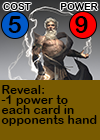
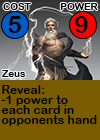
Before/after of a (100, 140) layered artwork. What changed in the layer stack:
added layer "Zeus" above "COST" over left=1, top=70, right=26, bottom=77
